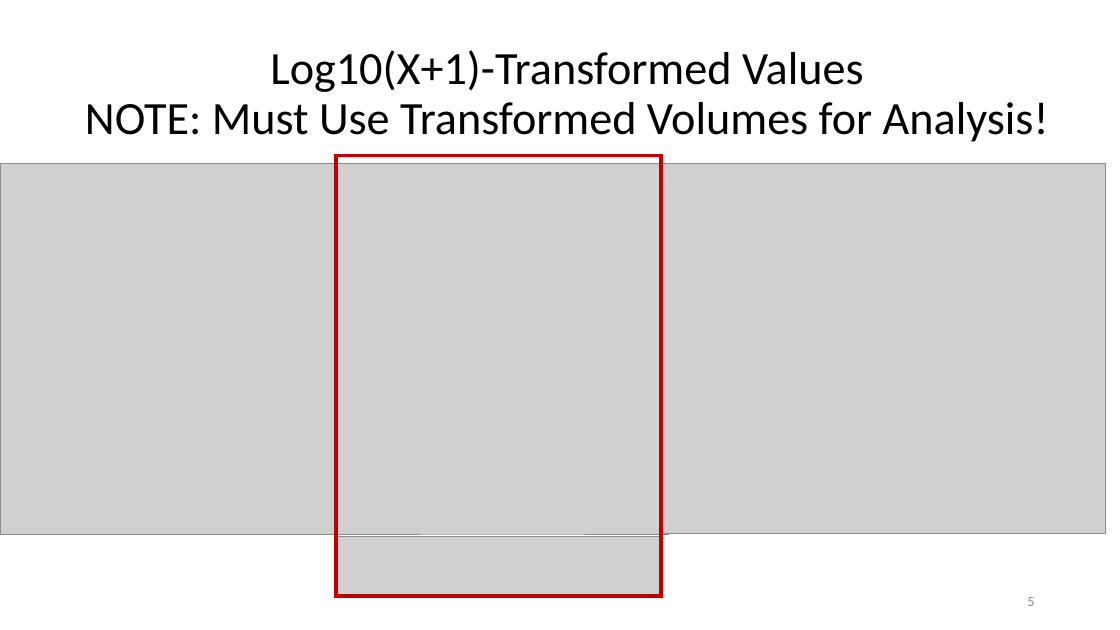
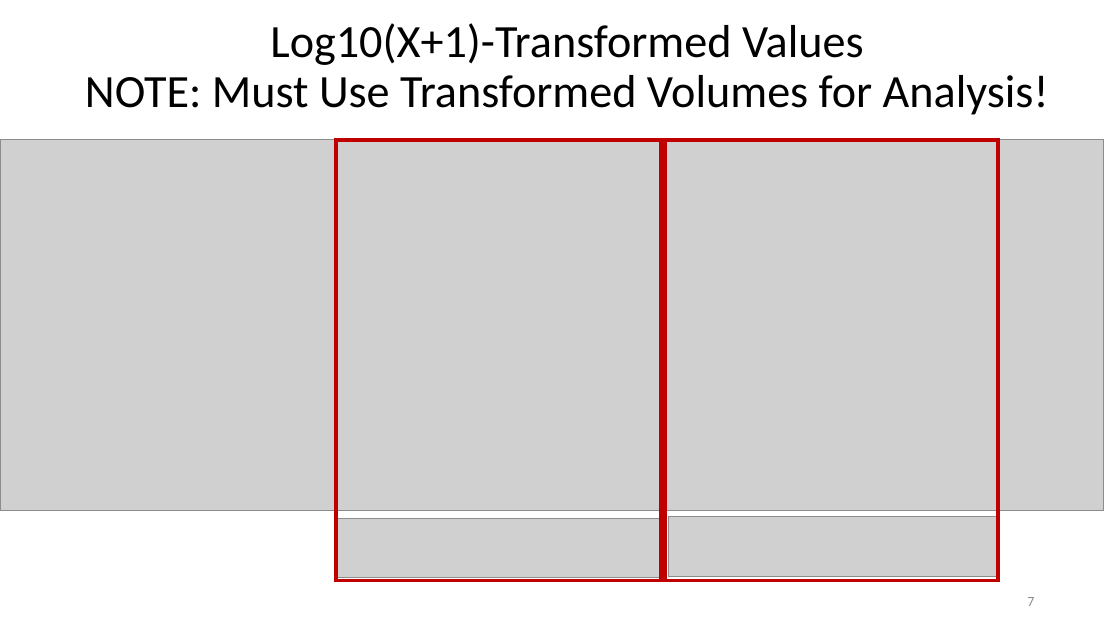
Before and after one commit to KongLabRUSP/skin.uvb, a slide deck: slide 7 of docs/skin_uvb_tumors_v1.pptx (slide 5 before the commit). Drawn at 1120x630 pixels with LibreOffice and Linux fonts; fonts in the diff are those of the drawing; grey boxes stand for pictures. Boxes give left, top, right and bottom in pixels: in the first picture for what was removed or moved away, otherwise in the second. Text is boxed around its words. In the diff, an @@ line names an element or a change of style, - is before the commit and + after.

Commit message:
Added analysis for weeks 20 and 22

```diff
--- a/docs/skin_uvb_tumors_v1.pptx
+++ b/docs/skin_uvb_tumors_v1.pptx
@@ title "Log10(X+1)-Transformed Values NOTE: Must Use ...": place and size @@
-title "Log10(X+1)-Transformed Values NOTE: Must Use ..." at [85, 50, 1049, 142]
+title "Log10(X+1)-Transformed Values NOTE: Must Use ..." at [85, 23, 1049, 115]
@@ rectangle: place and size @@
-rectangle at [336, 155, 661, 597]
+rectangle at [336, 139, 661, 581]
@@ 3 pictures: place and size @@
-3 pictures at [0, 164, 1106, 534]
+3 pictures at [0, 139, 1104, 511]
@@ rectangle added at [665, 139, 998, 581], outline #C00000 3 pt @@
@@ picture: place and size @@
-picture at [336, 537, 661, 596]
+picture at [336, 518, 661, 577]
@@ picture added at [669, 516, 998, 576] @@
@@ page number at [1027, 597, 1034, 606]: text changed @@
-5
+7
```
Also in this commit, not shown: 2 other slides changed, 5 slides added, 4 other files.
